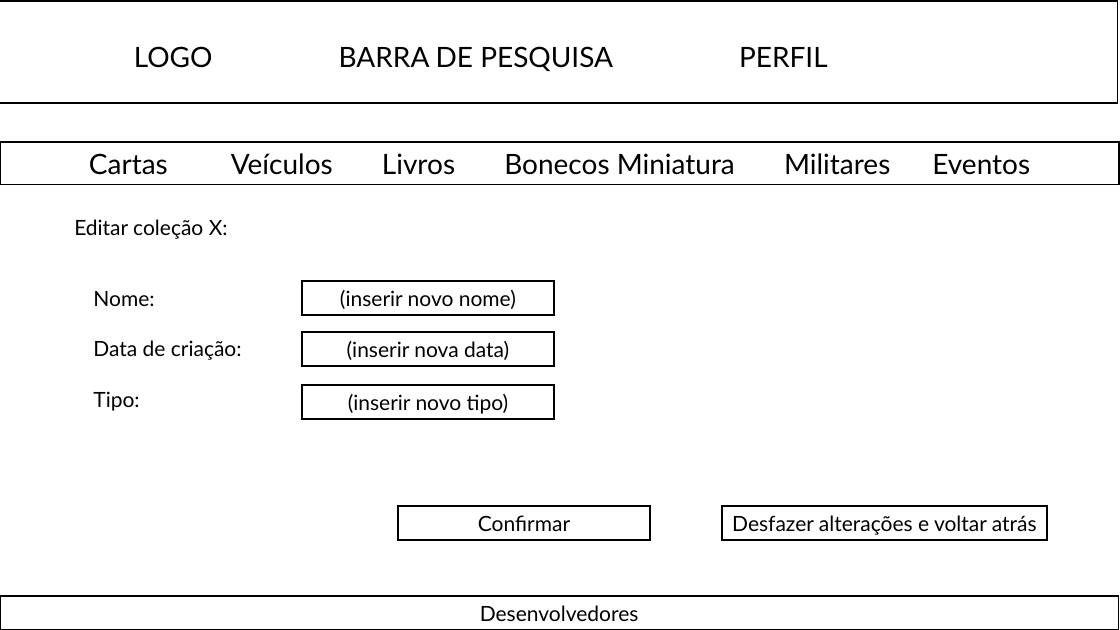
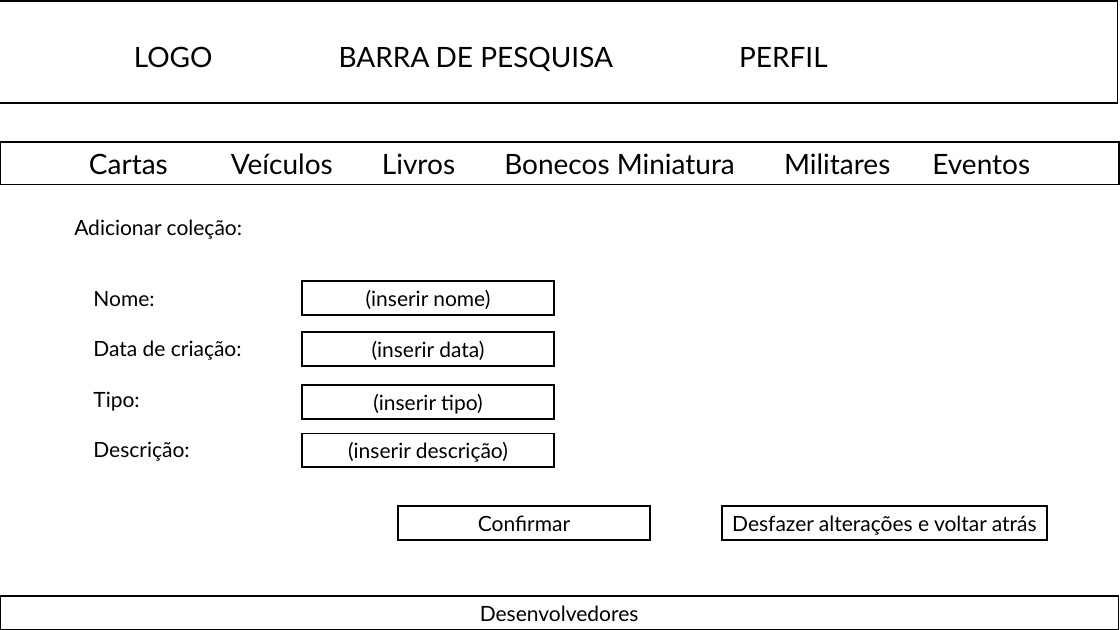
Before and after one commit to diogo-tavares/EIS_2526-G2_MEEC, a slide deck: slide 10 of SIE_mockups.pptx. Drawn at 1120x630 pixels with LibreOffice and Linux fonts; fonts in the diff are those of the drawing. Boxes give left, top, right and bottom in pixels: in the first picture for what was removed or moved away, otherwise in the second. Text is boxed around its words. In the diff, an @@ line names an element or a change of style, - is before the commit and + after.

```diff
--- a/SIE_mockups.pptx
+++ b/SIE_mockups.pptx
@@ text at <box>74,219,242,239</box>: text changed @@
-Editar coleção X:
+Adicionar coleção:
@@ text in rectangle at <box>366,290,490,309</box>: text changed @@
-(inserir novo nome)
+(inserir nome)
@@ text in rectangle at <box>372,341,484,360</box>: text changed @@
-(inserir nova data)
+(inserir data)
@@ text in rectangle at <box>373,394,483,414</box>: text changed @@
-(inserir novo tipo)
+(inserir tipo)
@@ text at <box>93,441,189,461</box>: paragraph added @@
+Descrição:
@@ rectangle added at <box>302,434,555,467</box>, fill #FFFFFF, outline #000000 1.5 pt, 18 pt, text #000000 @@
+(inserir descrição)
```
Also in this commit, not shown: 5 other slides changed, 5 slides added.
